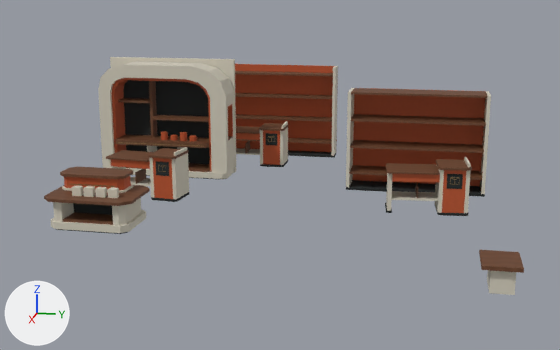
The glTF model external_packages/shopping_promenade_20261009/exports/SHOP_D09_S72_A340__fitout.glb: old version first, new version second.
Both versions are drawn from a 50 mm camera at (17.08, 3.48, 4.89) aimed at (-0.02, 0.06, 0.61). The axes (+X, +Y, +Z) are drawn at lower left. The lights are the same throughout. The older version comes first. Vertices at exactly the same position are counted once.

The first picture shows 'SHOP_D09_S72_A340__fitout__dark_rubber', 'SHOP_D09_S72_A340__fitout__ivory_enamel', 'SHOP_D09_S72_A340__fitout__retail_terracotta_enamel', 'SHOP_D09_S72_A340__fitout__warm_walnut' and 1 more.
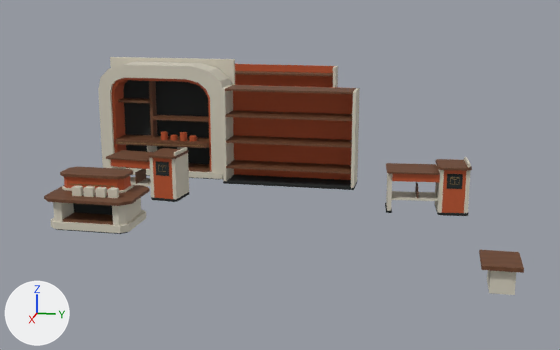
What differs and where, as boxes [x1, y1, x2, y2] in the pictures (560 x 350 px; the box of a moved part takes in the faces that stretch with it):
'SHOP_D09_S72_A340__fitout__retail_terracotta_enamel', reshaped: before [64, 64, 485, 213]; after [64, 64, 466, 213]
'SHOP_D09_S72_A340__fitout__dark_rubber', reshaped: before [56, 80, 485, 234]; after [56, 80, 469, 234]
part 1 of me_shop_d09_s72_a340__fitout__dark_rubber, moved or reshaped: before [346, 180, 485, 197]; after [223, 174, 357, 190]
part 2 of me_shop_d09_s72_a340__fitout__ivory_enamel, moved or reshaped: before [480, 91, 491, 194]; after [351, 88, 360, 188]
part 3 of me_shop_d09_s72_a340__fitout__ivory_enamel, moved or reshaped: before [346, 88, 354, 187]; after [222, 85, 234, 181]
part 4 of me_shop_d09_s72_a340__fitout__retail_terracotta_enamel, moved or reshaped: before [352, 88, 485, 186]; after [233, 85, 360, 180]
part 5 of me_shop_d09_s72_a340__fitout__warm_walnut, moved or reshaped: before [349, 165, 482, 180]; after [226, 160, 351, 174]
part 6 of me_shop_d09_s72_a340__fitout__warm_walnut, moved or reshaped: before [350, 140, 484, 153]; after [226, 135, 352, 148]
part 7 of me_shop_d09_s72_a340__fitout__warm_walnut, moved or reshaped: before [351, 114, 486, 126]; after [225, 110, 352, 121]
part 8 of me_shop_d09_s72_a340__fitout__warm_walnut, moved or reshaped: before [351, 88, 487, 98]; after [225, 85, 356, 94]

The change, as a diff of the scene's bpy script:
```diff
--- a/external_packages/shopping_promenade_20261009/exports/SHOP_D09_S72_A340__fitout.glb.py
+++ b/external_packages/shopping_promenade_20261009/exports/SHOP_D09_S72_A340__fitout.glb.py
@@ me_shop_d09_s72_a340__fitout__dark_rubber @@
 # used by ob_shop_d09_s72_a340__fitout__dark_rubber; location = (0.0, 0.0, 0.0)
-me_shop_d09_s72_a340__fitout__dark_rubber.from_pydata(...)  # 228 vertices, 380 faces; spans x -5.35..3.06, y -5.0..4.75, z 0.0..2.49
+me_shop_d09_s72_a340__fitout__dark_rubber.from_pydata(...)  # 228 vertices, 380 faces; spans x -5.35..3.06, y -5.0..4.32, z 0.0..2.49
+# me_shop_d09_s72_a340__fitout__dark_rubber part 1: the loose piece of 8 vertices spanning x -2.1..-1.3, y 1.45..4.75, z 0.0..0.06 is moved by (0.0, -3.1, 0.0)
 me_shop_d09_s72_a340__fitout__dark_rubber.materials.append(mat_astraea_dark_rubber)
@@ me_shop_d09_s72_a340__fitout__ivory_enamel @@
 me_shop_d09_s72_a340__fitout__ivory_enamel.from_pydata(...)  # 376 vertices, 650 faces; spans x -5.35..4.8, y -5.05..4.9, z 0.0..3.0
 # used by ob_shop_d09_s72_a340__fitout__ivory_enamel; location = (0.0, 0.0, 0.0)
+# me_shop_d09_s72_a340__fitout__ivory_enamel part 2: the loose piece of 8 vertices spanning x -2.1..-1.3, y 4.67..4.75, z 0.06..2.4 is moved by (0.0, -3.1, 0.0)
+# me_shop_d09_s72_a340__fitout__ivory_enamel part 3: the loose piece of 8 vertices spanning x -2.1..-1.3, y 1.45..1.53, z 0.06..2.4 is moved by (0.0, -3.1, 0.0)
 me_shop_d09_s72_a340__fitout__ivory_enamel.materials.append(mat_astraea_ivory_enamel)
@@ me_shop_d09_s72_a340__fitout__retail_terracotta_enamel @@
 # used by ob_shop_d09_s72_a340__fitout__retail_terracotta_enamel; location = (0.0, 0.0, 0.0)
-me_shop_d09_s72_a340__fitout__retail_terracotta_enamel.from_pydata(...)  # 382 vertices, 692 faces; spans x -5.35..2.46, y -4.73..4.75, z 0.05..2.6
+me_shop_d09_s72_a340__fitout__retail_terracotta_enamel.from_pydata(...)  # 382 vertices, 692 faces; spans x -5.35..2.46, y -4.73..4.22, z 0.05..2.6
+# me_shop_d09_s72_a340__fitout__retail_terracotta_enamel part 4: the loose piece of 8 vertices spanning x -2.1..-2.06, y 1.45..4.75, z 0.06..2.4 is moved by (0.0, -3.1, 0.0)
 me_shop_d09_s72_a340__fitout__retail_terracotta_enamel.materials.append(mat_astraea_retail_terracotta_enamel)
@@ me_shop_d09_s72_a340__fitout__warm_walnut @@
 me_shop_d09_s72_a340__fitout__warm_walnut.from_pydata(...)  # 336 vertices, 540 faces; spans x -5.31..4.9, y -4.66..5.0, z 0.15..2.49
 # used by ob_shop_d09_s72_a340__fitout__warm_walnut; location = (0.0, 0.0, 0.0)
+# me_shop_d09_s72_a340__fitout__warm_walnut part 5: the loose piece of 8 vertices spanning x -2.06..-1.3, y 1.53..4.67, z 0.4..0.45 is moved by (0.0, -3.1, 0.0)
+# me_shop_d09_s72_a340__fitout__warm_walnut part 6: the loose piece of 8 vertices spanning x -2.06..-1.3, y 1.53..4.67, z 1.05..1.1 is moved by (0.0, -3.1, 0.0)
+# me_shop_d09_s72_a340__fitout__warm_walnut part 7: the loose piece of 8 vertices spanning x -2.06..-1.3, y 1.53..4.67, z 1.7..1.75 is moved by (0.0, -3.1, 0.0)
+# me_shop_d09_s72_a340__fitout__warm_walnut part 8: the loose piece of 8 vertices spanning x -2.06..-1.3, y 1.53..4.67, z 2.35..2.4 is moved by (0.0, -3.1, 0.0)
 me_shop_d09_s72_a340__fitout__warm_walnut.materials.append(mat_astraea_warm_walnut)
```
